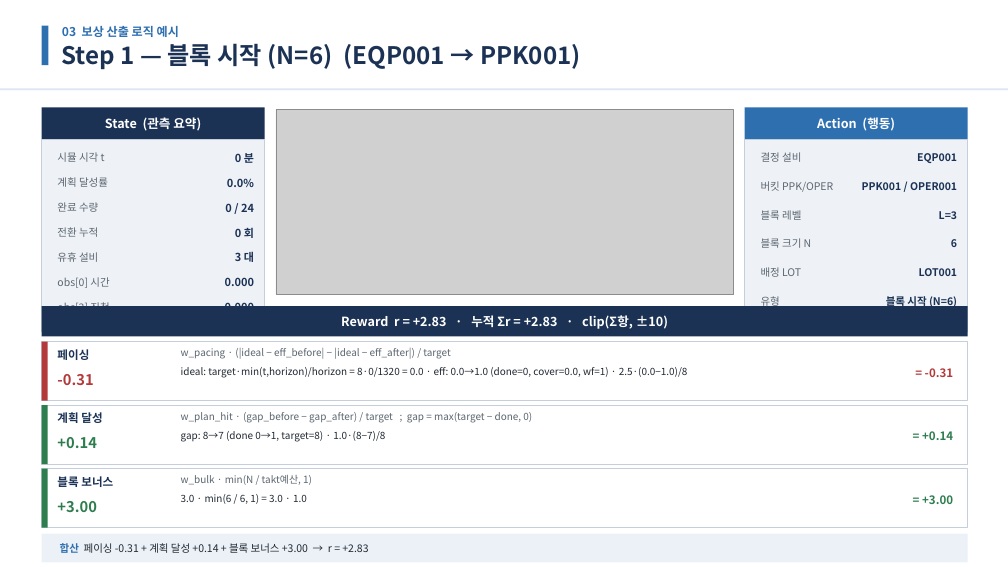
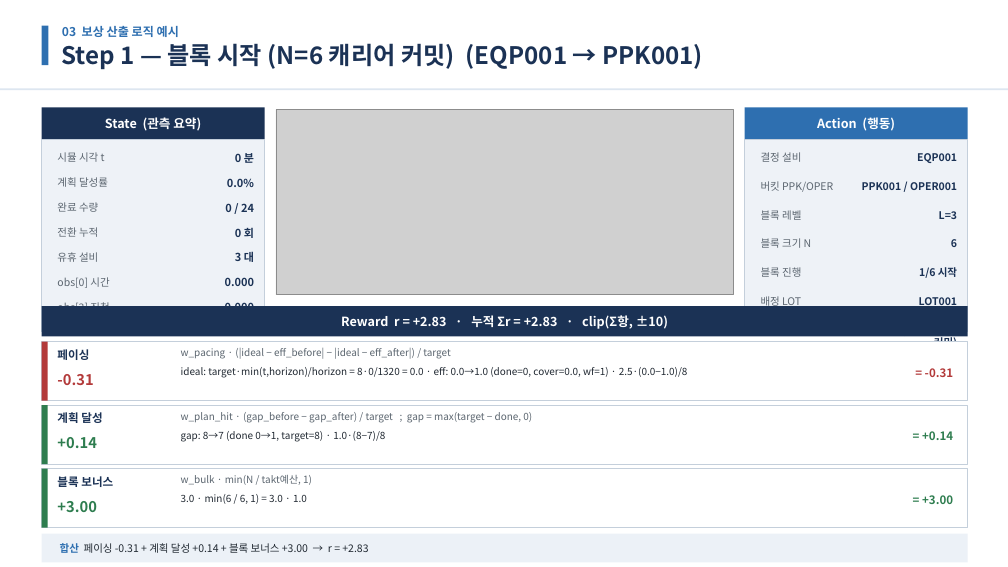
Before and after one commit to relighting123/pjt_scheduling, a slide deck: slide 12 of docs/BulkFill_스케줄링_발표자료.pptx. Drawn at 1008x567 pixels with LibreOffice and Linux fonts; fonts in the diff are those of the drawing; grey boxes stand for pictures. Boxes give left, top, right and bottom in pixels: in the first picture for what was removed or moved away, otherwise in the second. Text is boxed around its words. In the diff, an @@ line names an element or a change of style, - is before the commit and + after.

```diff
--- a/docs/BulkFill_스케줄링_발표자료.pptx
+++ b/docs/BulkFill_스케줄링_발표자료.pptx
@@ text at (x1=61, y1=43, x2=703, y2=70): text changed @@
-Step 1 — 블록 시작 (N=6) (EQP001 → PPK001)
+Step 1 — 블록 시작 (N=6 캐리어 커밋) (EQP001 → PPK001)
@@ text added at (x1=761, y1=267, x2=801, y2=277), 10 pt, text #5C6670 @@
+블록 진행
@@ text added at (x1=919, y1=267, x2=957, y2=278), 10 pt, text #1B3255, bold @@
+1/6 시작
@@ 3 texts moved together from (x1=761, y1=267, x2=957, y2=308) to (x1=761, y1=296, x2=957, y2=337) @@
@@ text at (x1=859, y1=335, x2=957, y2=342): text changed @@
-블록 시작 (N=6)
+블록 시작 (N=6 캐리어 커밋)
```
Also in this commit, not shown: 5 other slides changed, 10 other files.
